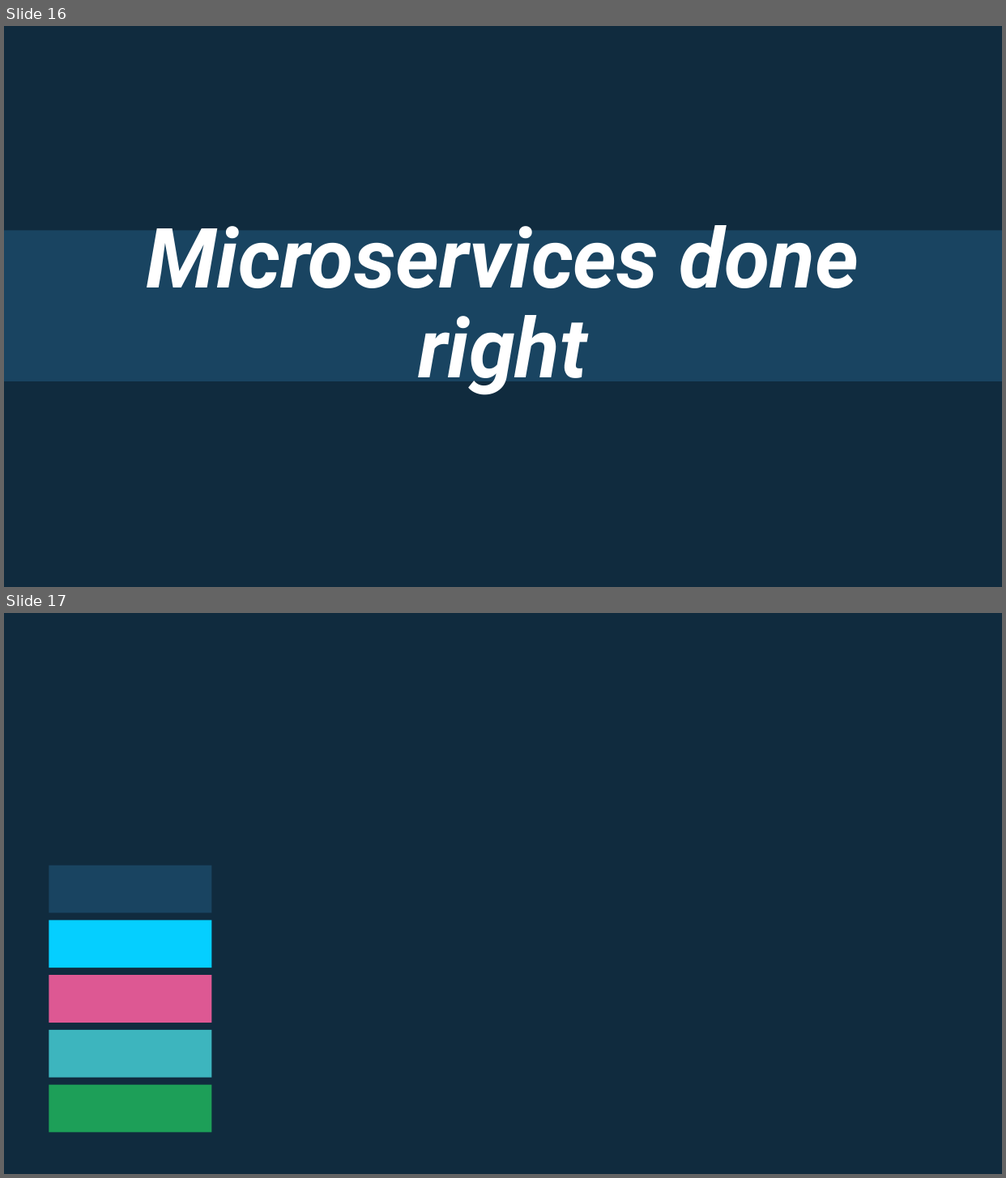
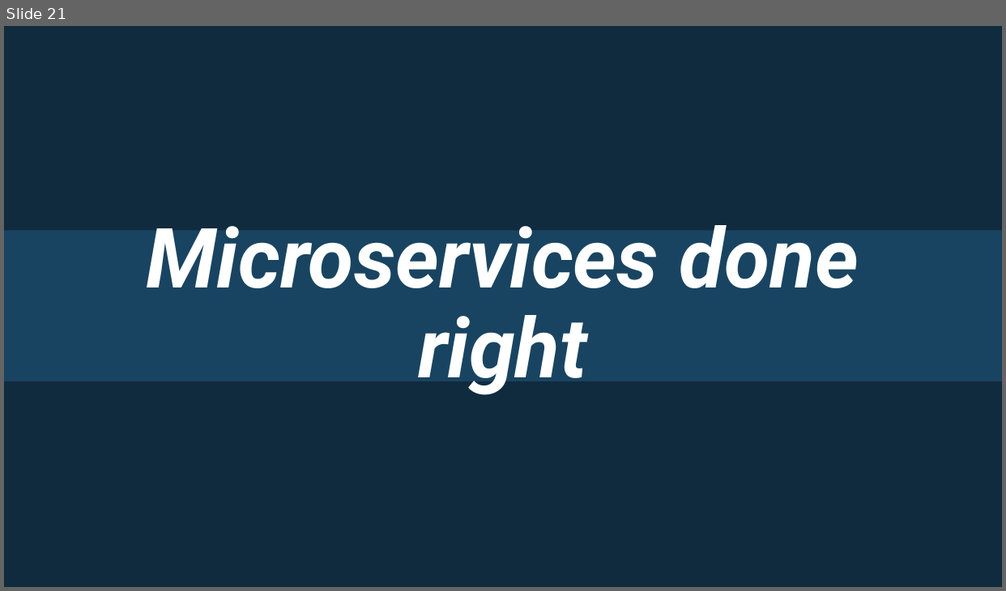
Before and after one commit to rogeralsing/Presentations, a slide deck: Starcounter/usa.pptx. Shown one above the other, each under a label of ours: slides 16 and 17 before the commit, slide 21 after it. The pictures are 1006x1178 and 1006x591 pixels, drawn with LibreOffice and Linux fonts; fonts in the diff are those of the drawing. Boxes give left, top, right and bottom in pixels: in the first picture for what was removed or moved away, otherwise in the second. Text is boxed around its words. In the diff, an @@ line names an element or a change of style, - is before the commit and + after.

```diff
--- a/Starcounter/usa.pptx
+++ b/Starcounter/usa.pptx
@@ slide 17 removed at bbox=[4, 613, 1002, 1174], background #102B3E @@
@@ rectangle removed at bbox=[49, 865, 211, 914] @@
@@ rectangle removed at bbox=[49, 921, 211, 969] @@
@@ rounded rectangle removed at bbox=[49, 975, 211, 1023] @@
@@ rounded rectangle removed at bbox=[49, 1030, 211, 1078] @@
@@ rounded rectangle removed at bbox=[49, 1084, 211, 1132] @@
@@ what was slide 16 is now slide 21 @@
```
Also in this commit, not shown: 11 slides changed, 7 slides added.
